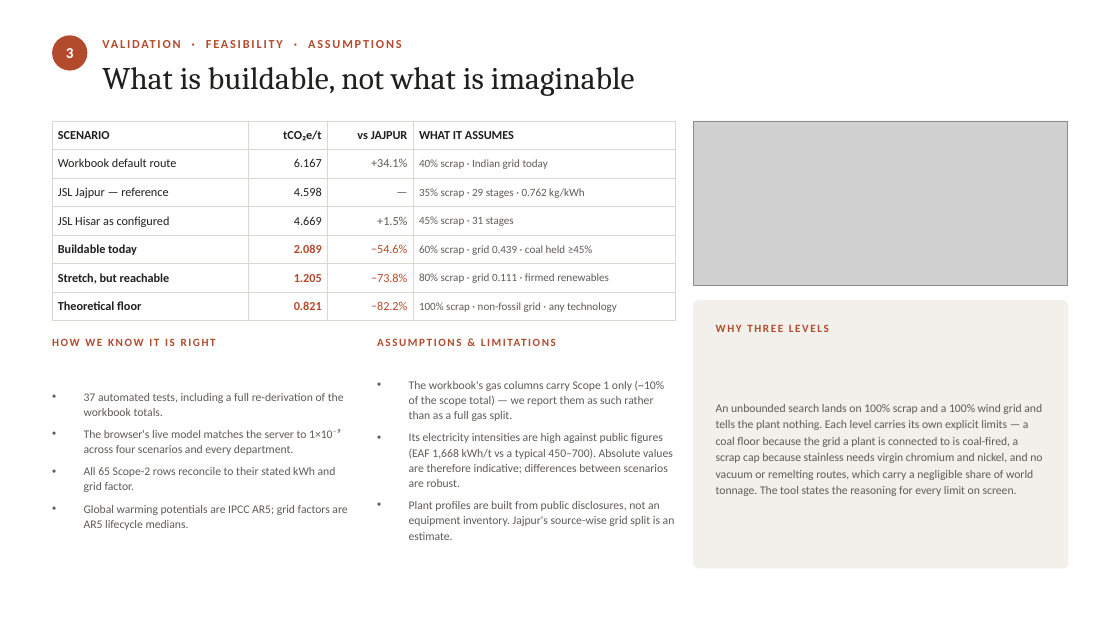
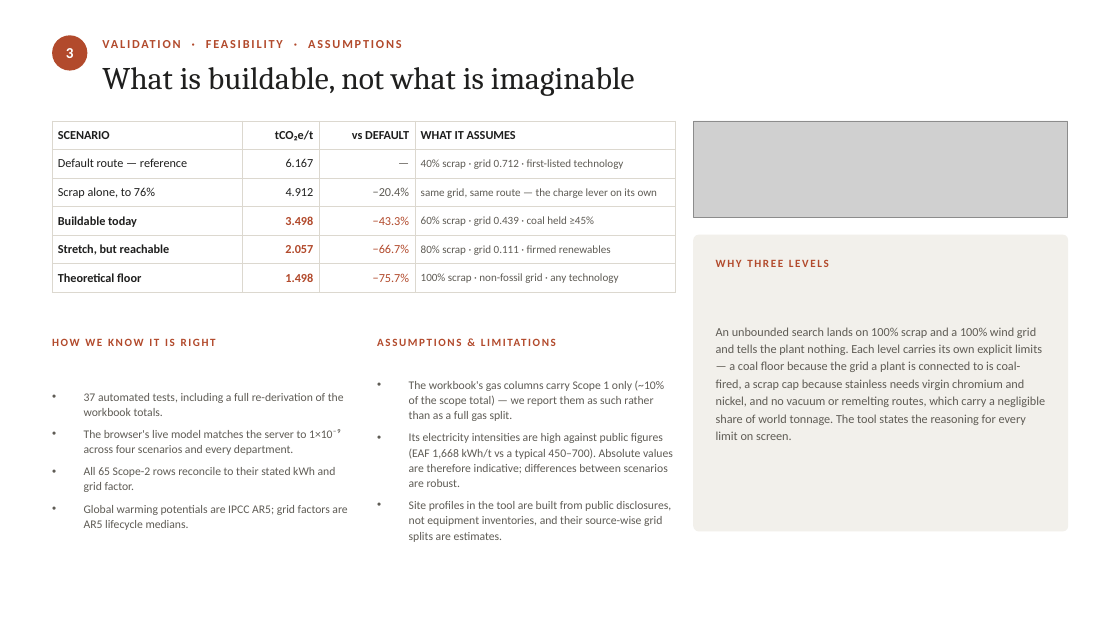
Before and after one commit to ZarciusOnDeath/CarbonSpark, a slide deck: slide 4 of CarbonSpark_PS3.pptx. Drawn at 1120x630 pixels with LibreOffice and Linux fonts; fonts in the diff are those of the drawing; grey boxes stand for pictures. Boxes give left, top, right and bottom in pixels: in the first picture for what was removed or moved away, otherwise in the second. Text is boxed around its words. In the diff, an @@ line names an element or a change of style, - is before the commit and + after.

```diff
--- a/CarbonSpark_PS3.pptx
+++ b/CarbonSpark_PS3.pptx
@@ table at box(52, 121, 676, 287) @@
-row 1: SCENARIO | tCO₂e/t | vs JAJPUR | WHAT IT ASSUMES
-row 2: Workbook default route | 6.167 | +34.1% | 40% scrap · Indian grid today
-row 3: JSL Jajpur — reference | 4.598 | — | 35% scrap · 29 stages · 0.762 kg/kWh
-row 4: JSL Hisar as configured | 4.669 | +1.5% | 45% scrap · 31 stages
-row 5: Buildable today | 2.089 | −54.6% | 60% scrap · grid 0.439 · coal held ≥45%
-row 6: Stretch, but reachable | 1.205 | −73.8% | 80% scrap · grid 0.111 · firmed renewables
-row 7: Theoretical floor | 0.821 | −82.2% | 100% scrap · non-fossil grid · any technology
+row 1: SCENARIO | tCO₂e/t | vs DEFAULT | WHAT IT ASSUMES
+row 2: Default route — reference | 6.167 | — | 40% scrap · grid 0.712 · first-listed technology
+row 3: Scrap alone, to 76% | 4.912 | −20.4% | same grid, same route — the charge lever on its own
+row 4: Buildable today | 3.498 | −43.3% | 60% scrap · grid 0.439 · coal held ≥45%
+row 5: Stretch, but reachable | 2.057 | −66.7% | 80% scrap · grid 0.111 · firmed renewables
+row 6: Theoretical floor | 1.498 | −75.7% | 100% scrap · non-fossil grid · any technology
@@ picture: place and size @@
-picture at box(694, 121, 1068, 286)
+picture at box(694, 121, 1068, 218)
@@ rounded rectangle: place and size @@
-rounded rectangle at box(694, 301, 1068, 568)
+rounded rectangle at box(694, 235, 1068, 531)
@@ rounded rectangle at box(694, 235, 1068, 531): proportions changed @@
@@ text "WHY THREE LEVELS": place and size @@
-text "WHY THREE LEVELS" at box(716, 325, 829, 332)
+text "WHY THREE LEVELS" at box(716, 260, 829, 267)
@@ text "An unbounded search lands on ...": place and size @@
-text "An unbounded search lands on ..." at box(716, 404, 1042, 496)
+text "An unbounded search lands on ..." at box(716, 327, 1046, 440)
@@ text "An unbounded search lands on ..." at box(716, 327, 1046, 440): size 10 to 10.5 pt; line spacing 14pt to 15pt @@
@@ text at box(409, 501, 671, 542): text changed @@
-• Plant profiles are built from public disclosures, not an equipment inventory. Jajpur's source-wise grid split is an estimate.
+• Site profiles in the tool are built from public disclosures, not equipment inventories, and their source-wise grid splits are estimates.
```
Also in this commit, not shown: 3 other slides changed, 1 other file.
